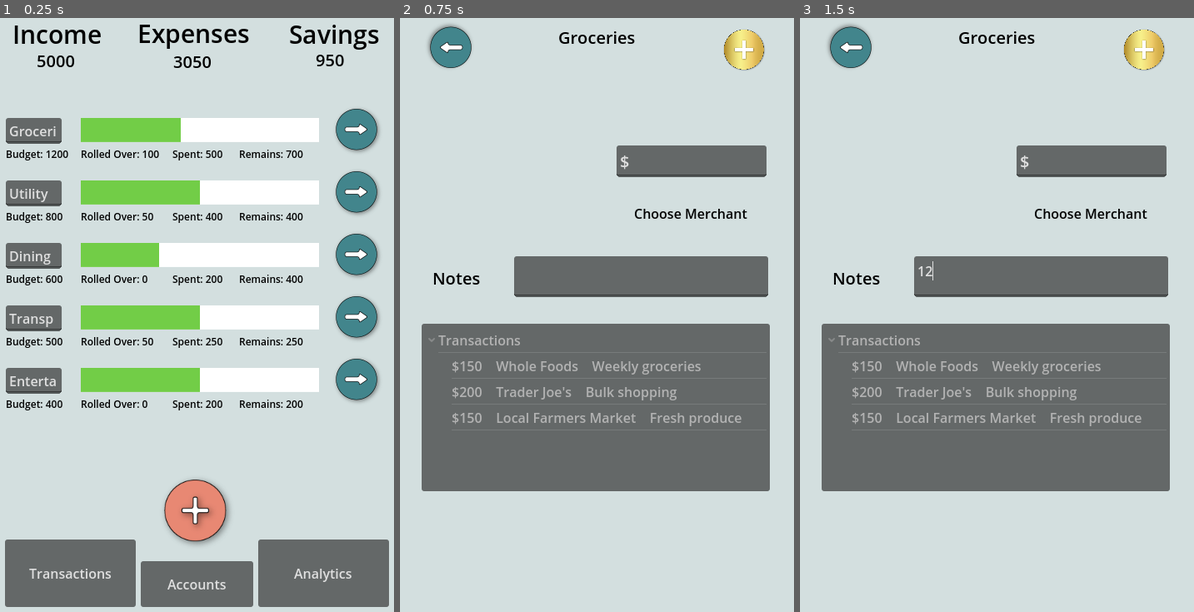
Above: before the commit, frames 1-3 (left to right).
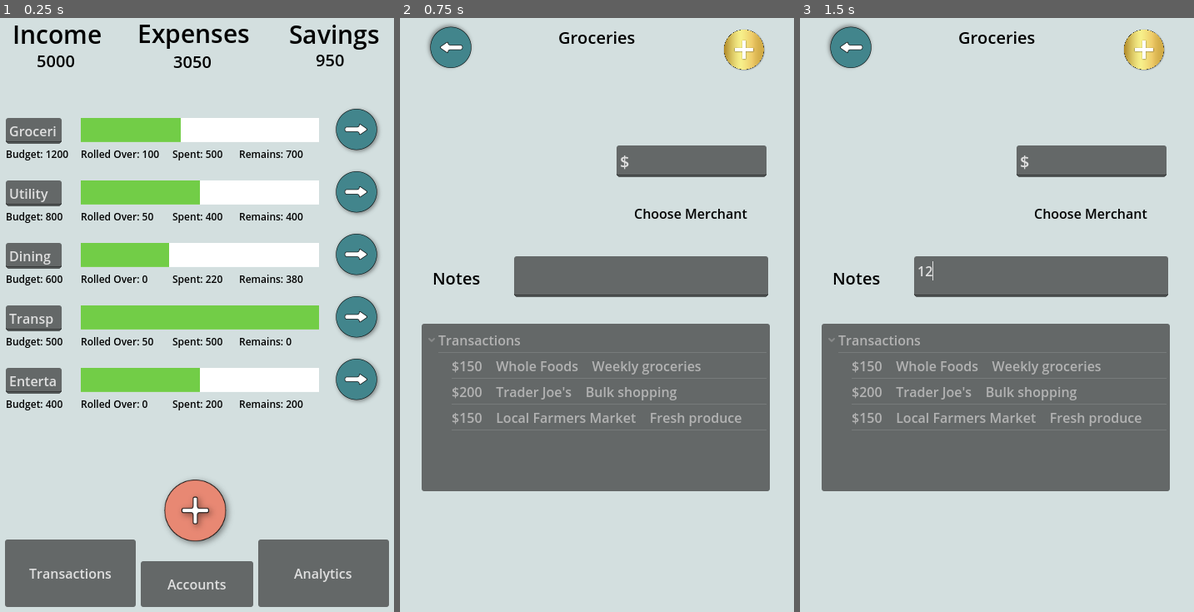
Above: after the commit, the same moments.

Repository: EthannYakabuski/BudgetApp
Game: Godot game, scene res://add_main_category.tscn
The game is run twice, just before and just after one commit, with the same random seed, the same clock (stepped at 60 frames per second) and the same inputs.
Inputs (mouse positions are in pixels of both pictures, inside the frame that each line leads up to):
- Up to frame 1 (0.25 s): no input
- Up to frame 2 (0.75 s): click (758, 130) at 0.52 s
- Up to frame 3 (1.5 s): click (1040, 279) at 1.27 s; type "12" at 1.35 s

The runs differ from the first frame. In frame 1, 1.4% of the frame differs, in the area x 40-81%, y 37-56%; in frame 2, nothing differs; in frame 3, nothing differs.

Commit message:
dynamically calculate and display spent and remaining amounts

Diff:
--- a/add_main_category.gd
+++ b/add_main_category.gd
@@ -259,8 +259,23 @@
 		var amountSpent = 0
 		for transaction in transactionArray:
 			amountSpent = int(amountSpent + int(transaction.amount.erase(0,1)))
-		uiData.push_back([category.name, amountSpent])
-	print(uiData)
+		category["spent"] = amountSpent
+		category["remaining"] = int(int(category["budgeted"]) - int(category["spent"]))
+		#print(category)
+		#print("")
+	#print(categories)
+	#prepare the data for storage
+	var jsonString = json.stringify(finalData)
+	var parsed = json.parse(jsonString)
+	var new_data_to_write = json.get_data()
+	#write to the file
+	var savedCategoriesFile = FileAccess.open("res://data.json", FileAccess.WRITE)
+	if savedCategoriesFile:
+		#print(new_data_to_write)
+		var store = json.stringify(new_data_to_write)
+		savedCategoriesFile.store_string(store)
+	savedCategoriesFile.close()
+	load_data()
 
 
 func _on_accounts_menu_pressed():
--- a/data.json
+++ b/data.json
@@ -1 +1 @@
-{"categories":[{"budgeted":1200,"name":"Groceries","remainin …(580 unchanged characters)… ed":600,"name":"Dining Out","remaining":400,"rolledOver":0,"spent":200,"transactions":[{"amount":"$50","merchant":"Pasta Place","notes":"Dinner with friends"},{"amount":"$75","merchant":"Sushi Spot","notes":"Date night"},{"amount":"$75","merchant":"Burger Joint","notes":"Lunch at work"},{"amount":"$20","merchant":"Gas Station","notes":"monster drinks"}]},{"budgeted":500,"name":"Transportation","remaining":250,"rolledOver":50,"spent":250,"transactions":[{"amount":"$100","merc …(851 unchanged characters)…
+{"categories":[{"budgeted":1200,"name":"Groceries","remainin …(580 unchanged characters)… ed":600,"name":"Dining Out","remaining":380,"rolledOver":0,"spent":220,"transactions":[{"amount":"$50","merchant":"Pasta Place","notes":"Dinner with friends"},{"amount":"$75","merchant":"Sushi Spot","notes":"Date night"},{"amount":"$75","merchant":"Burger Joint","notes":"Lunch at work"},{"amount":"$20","merchant":"Gas Station","notes":"monster drinks"}]},{"budgeted":500,"name":"Transportation","remaining":0,"rolledOver":50,"spent":500,"transactions":[{"amount":"$100","merc …(851 unchanged characters)…
